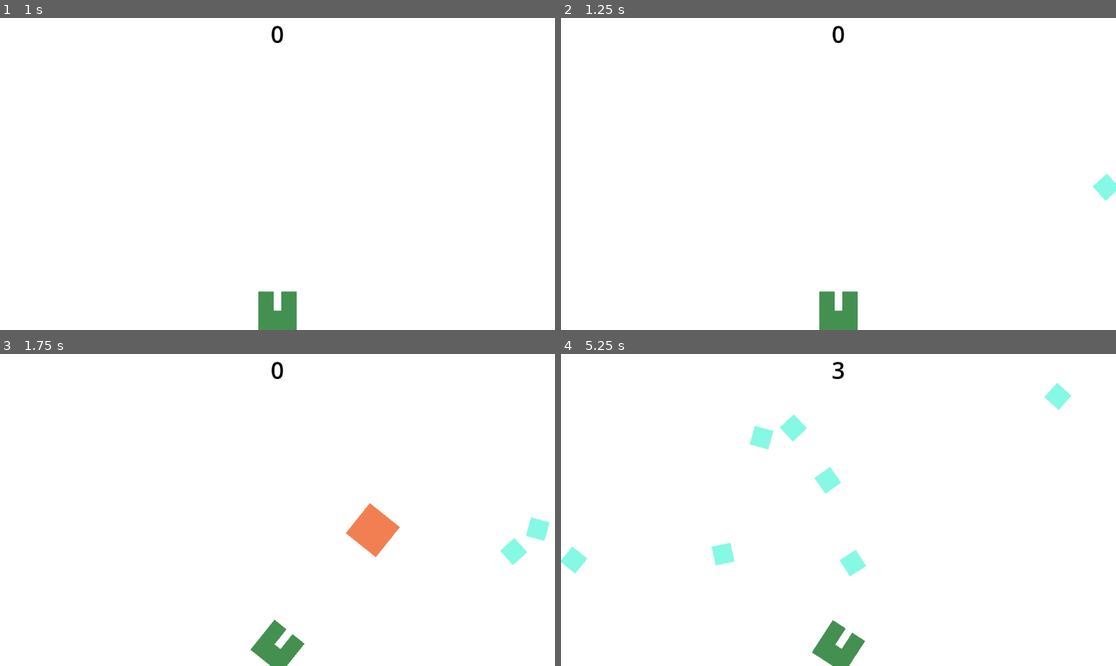
Above: before the commit, frames 1-4 (two rows, left to right).
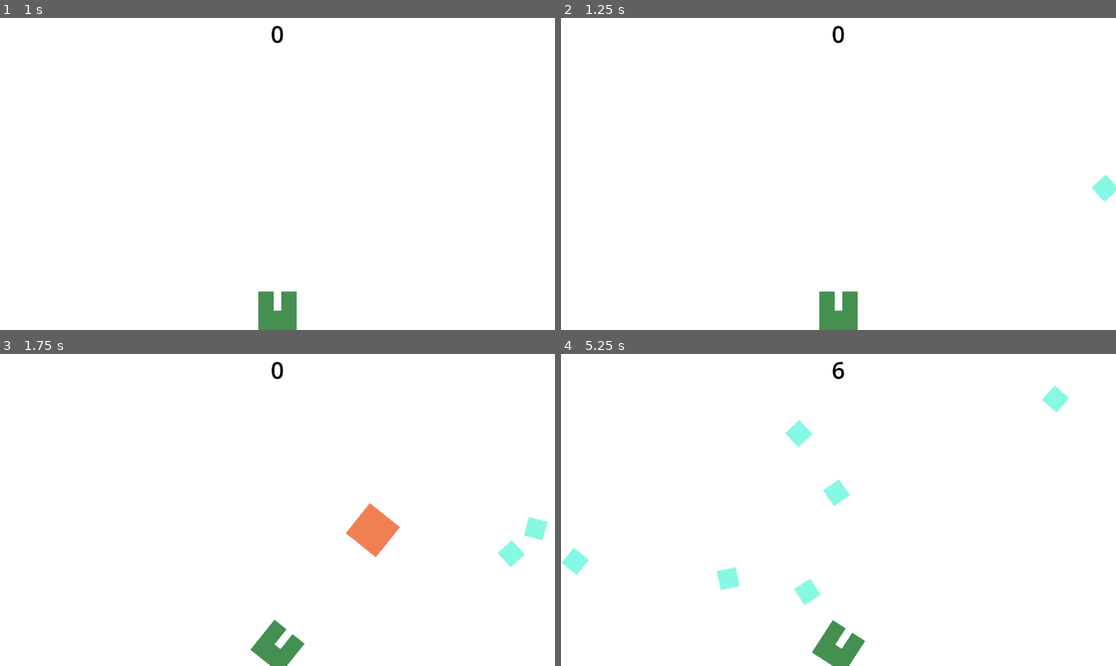
Above: after the commit, the same moments.

Repository: jmatth11/frog_life
Game: Godot game, scene res://scenes/start_menu.tscn
Same seed, same stepped clock (60 frames per second), same inputs: the game is played once before the commit and once after it.
Inputs (mouse positions are in pixels of both pictures, inside the frame that each line leads up to):
- Up to frame 1 (1 s): click "Start" at 0.5 s
- Up to frame 2 (1.25 s): no input
- Up to frame 3 (1.75 s): tap Enter at 1.25 s; move the mouse to (399, 494) at 1.27 s; click (399, 494) at 1.42 s
- Up to frame 4 (5.25 s): move the mouse to (727, 525) at 2.02 s; click (727, 525) at 2.17 s; move the mouse to (894, 441) at 2.77 s; click (894, 441) at 2.92 s; move the mouse to (810, 572) at 3.52 s; click (810, 572) at 3.67 s; move the mouse to (1005, 556) at 4.27 s; click (1005, 556) at 4.42 s; move the mouse to (672, 463) at 5.02 s; click (672, 463) at 5.17 s

Frame 1 is identical in both runs. In frame 2, less than 0.1% of the frame differs, in the area x 95-100%, y 49-60%; in frame 3, 0.1%; in frame 4, 1.8%, in the area x 0-92%, y 2-81%.

Commit message:
fixed tongue attachment; implemented global emitters

Diff:
--- a/scenes/fly.tscn
+++ b/scenes/fly.tscn
@@ -5,10 +5,9 @@
 [sub_resource type="RectangleShape2D" id="RectangleShape2D_bmb16"]
 size = Vector2(40, 40)
 
-[node name="Fly" type="RigidBody2D"]
+[node name="Fly" type="CharacterBody2D"]
 collision_layer = 4
 collision_mask = 2
-gravity_scale = 0.0
 script = ExtResource("1_32okf")
 metadata/_edit_group_ = true
 
--- a/scenes/main.tscn
+++ b/scenes/main.tscn
@@ -38,5 +38,4 @@
 
 [node name="hud" parent="." instance=ExtResource("3_anefa")]
 
-[connection signal="fly_points" from="Player" to="hud" method="_on_player_fly_points"]
 [connection signal="timeout" from="MobTimer" to="." method="_on_mob_timer_timeout"]
--- a/scripts/fly.gd
+++ b/scripts/fly.gd
@@ -1,8 +1,7 @@
-extends RigidBody2D
+extends CharacterBody2D
 class_name Fly
 
 var captured = false
-var delegate: Tongue
 
 # Called when the node enters the scene tree for the first time.
 func _ready():
@@ -10,8 +9,7 @@
 
 # Called every frame. 'delta' is the elapsed time since the previous frame.
 func _process(delta):
-	if captured:
-		linear_velocity = delegate.velocity
+	move_and_slide()
 
 func _on_visible_on_screen_notifier_2d_screen_exited():
 	queue_free()
--- a/scripts/frog.gd
+++ b/scripts/frog.gd
@@ -2,7 +2,6 @@
 class_name Frog
 
 signal hit
-signal fly_points
 # only allow the user to launch the tongue once per animation
 var tongue_animation_in_progress = false
 var angle_to_target = 0
@@ -42,13 +41,8 @@
 	remove_child(tongue)
 	reset_rotation()
 
-func _on_tongue_fly_caught(num):
-	fly_points.emit(num)
-
 func load_tongue():
 	tongue = load("res://scenes/tongue.tscn").instantiate()
 	tongue.set_start_pos(global_position)
 	# manually add connection to signal
 	tongue.animation_done.connect(Callable(_on_tongue_animation_done))
-	# TODO rework this to notify a global observer to update the score
-	tongue.fly_caught.connect(Callable(_on_tongue_fly_caught))
--- a/scripts/global_state.gd
+++ b/scripts/global_state.gd
@@ -2,6 +2,8 @@
 
 var paused: bool = false
 var game_started: bool = false
+
+signal update_score
 
 # extract out default values to a reset function
 func start_game():
--- a/scripts/hud.gd
+++ b/scripts/hud.gd
@@ -6,7 +6,8 @@
 
 # Called when the node enters the scene tree for the first time.
 func _ready():
-	$Score.text = "0" # Replace with function body.
+	GlobalState.update_score.connect(Callable(_on_player_fly_points))
+	$Score.text = "0"
 	current_points = 0
 
 func _on_player_fly_points(num):
--- a/scripts/main.gd
+++ b/scripts/main.gd
@@ -23,5 +23,5 @@
 	direction += randf_range(-PI / 4, PI / 4)
 	fly.rotation = direction
 	var velocity = Vector2(randf_range(150.0, 250.0), 0.0)
-	fly.linear_velocity = velocity.rotated(direction)
+	fly.velocity = velocity.rotated(direction)
 	add_child(fly)
--- a/scripts/start_menu.gd
+++ b/scripts/start_menu.gd
@@ -1,14 +1,5 @@
 extends CanvasLayer
 class_name StartMenu
-
-# Called when the node enters the scene tree for the first time.
-func _ready():
-	pass # Replace with function body.
-
-
-# Called every frame. 'delta' is the elapsed time since the previous frame.
-func _process(delta):
-	pass
 
 func _on_button_pressed():
 	GlobalState.start_game()
--- a/scripts/tongue.gd
+++ b/scripts/tongue.gd
@@ -3,7 +3,6 @@
 
 # create signal to notify when animation is done
 signal animation_done
-signal fly_caught
 
 @export var SPEED = 1000.0
 # keep track of home position and the currect target position
@@ -16,7 +15,7 @@
 	home_position = pos
 	target_position = pos
 
-func _physics_process(delta):
+func _physics_process(_delta):
 	# check if position has been reached or not
 	var pos_dif = (global_position - target_position).length()
 	var direction = global_position.direction_to(target_position) * SPEED
@@ -44,11 +43,9 @@
 	if target is Fly:
 		# TODO maybe clean this up a bit. Create method on fly object to handle setting this stuff
 		target.disable_collision()
-		# TODO figure out how to get the fly to be more attached to the tongue
-		target.global_position = col_pos
-		target.linear_velocity = Vector2.ZERO
+		target.velocity = Vector2.ZERO
 		target.captured = true
-		target.delegate = self
+		target.reparent(self)
 		targets_to_dispose.push_back(target)
 
 func tongue_action_done():
@@ -58,8 +55,7 @@
 		for index in targets_to_dispose.size():
 			var obj = targets_to_dispose[index]
 			if obj != null:
-				obj.delegate = null
 				obj.queue_free()
-		fly_caught.emit(targets_to_dispose.size())
+		GlobalState.update_score.emit(targets_to_dispose.size())
 		targets_to_dispose.clear()
 	animation_done.emit()
